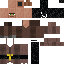
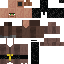
Layer changes from the first 64 x 64 image to the second:
pixels changed over [41, 12, 47, 18] (layer not identified)
